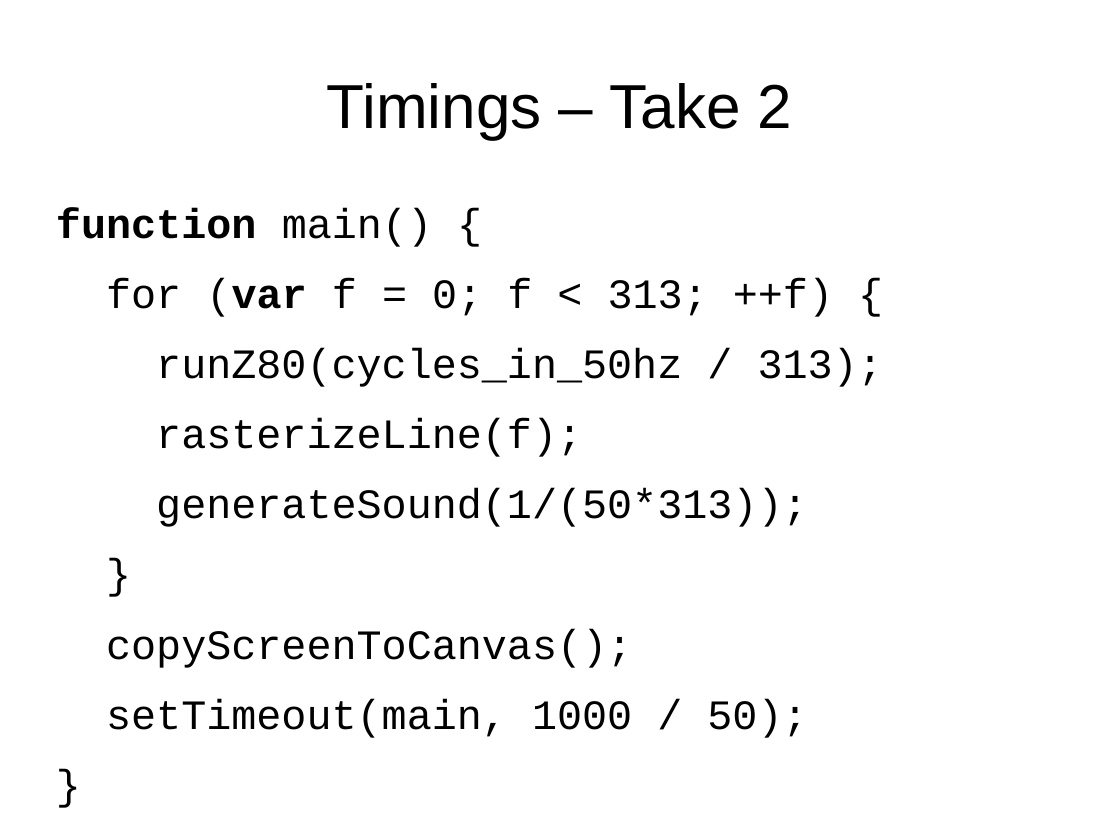
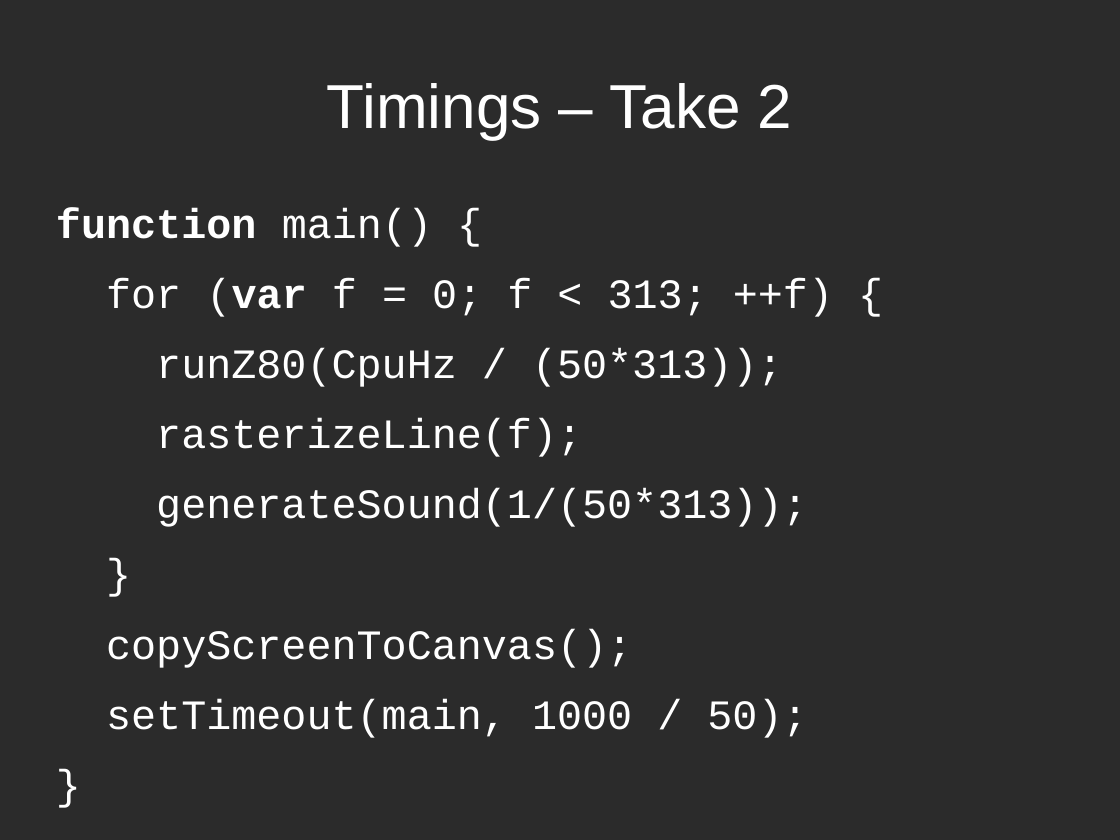
Before and after one commit to mattgodbolt/miracle-sms-emulator, a slide deck: slide 31 of emulating.odp (slide 33 before the commit). Drawn at 1120x840 pixels with LibreOffice and Linux fonts; fonts in the diff are those of the drawing; background and template pictures are left out; a plain dark background stands for a picture behind light text. Boxes give left, top, right and bottom in pixels: in the first picture for what was removed or moved away, otherwise in the second. Text is boxed around its words. In the diff, an @@ line names an element or a change of style, - is before the commit and + after.

```diff
--- a/emulating.odp
+++ b/emulating.odp
@@ background #FFFFFF to picture (left out) @@
@@ title "Timings – Take 2" at (327,83,793,139): text colour #000000 to #FFFFFF @@
@@ text at (56,208,833,738): text colour #000000 to #FFFFFF in "function main() {", "for (var f = 0; f < ...", "rasterizeLine(f);", "generateSound(1/(50*313));" and 4 more places @@
@@ text at (156,348,783,387): text changed; text colour #000000 to #FFFFFF @@
-runZ80(cycles_in_50hz / 313);
+runZ80(CpuHz / (50*313));
```
Also in this commit, not shown: 35 other slides changed, 2 slides removed, 2 other files.
